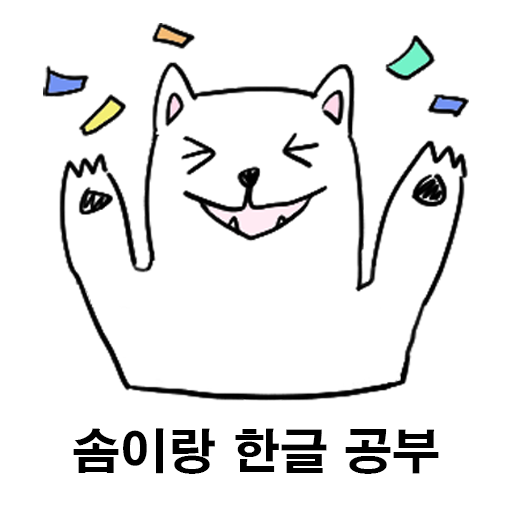
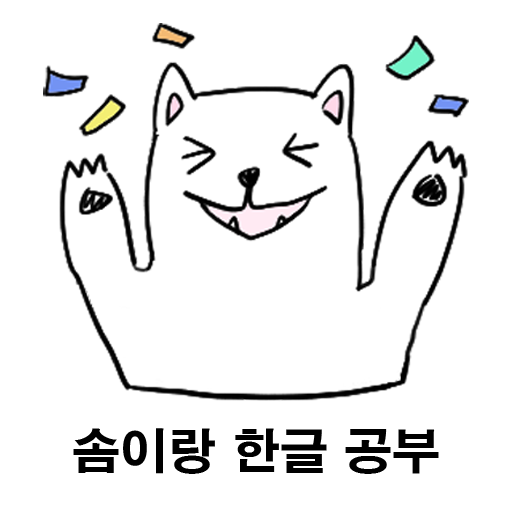
Layer changes from the first (512, 512) image to the second:
hid "레이어 1" over [left=73, top=428, right=439, bottom=474]
